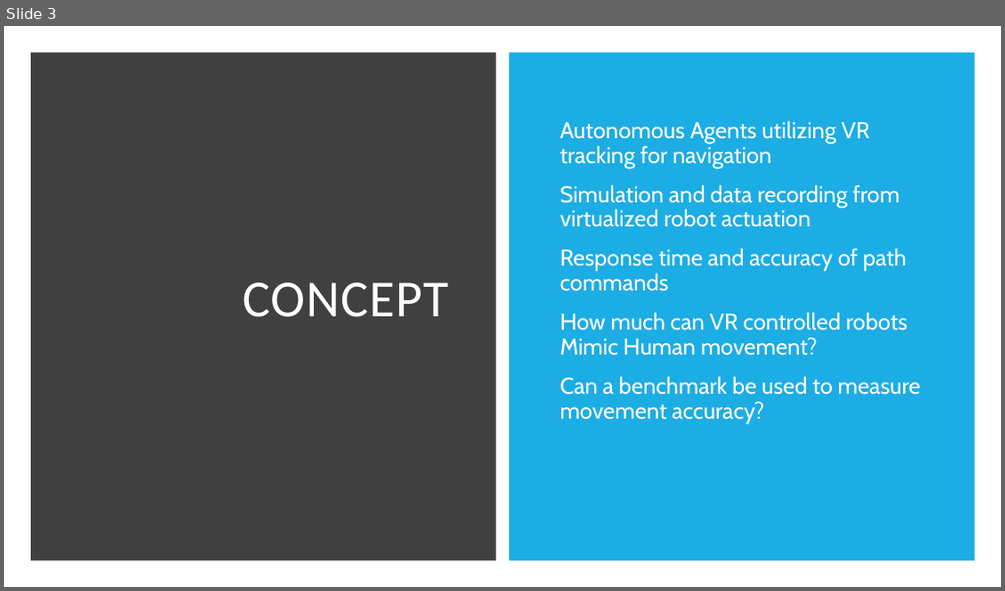
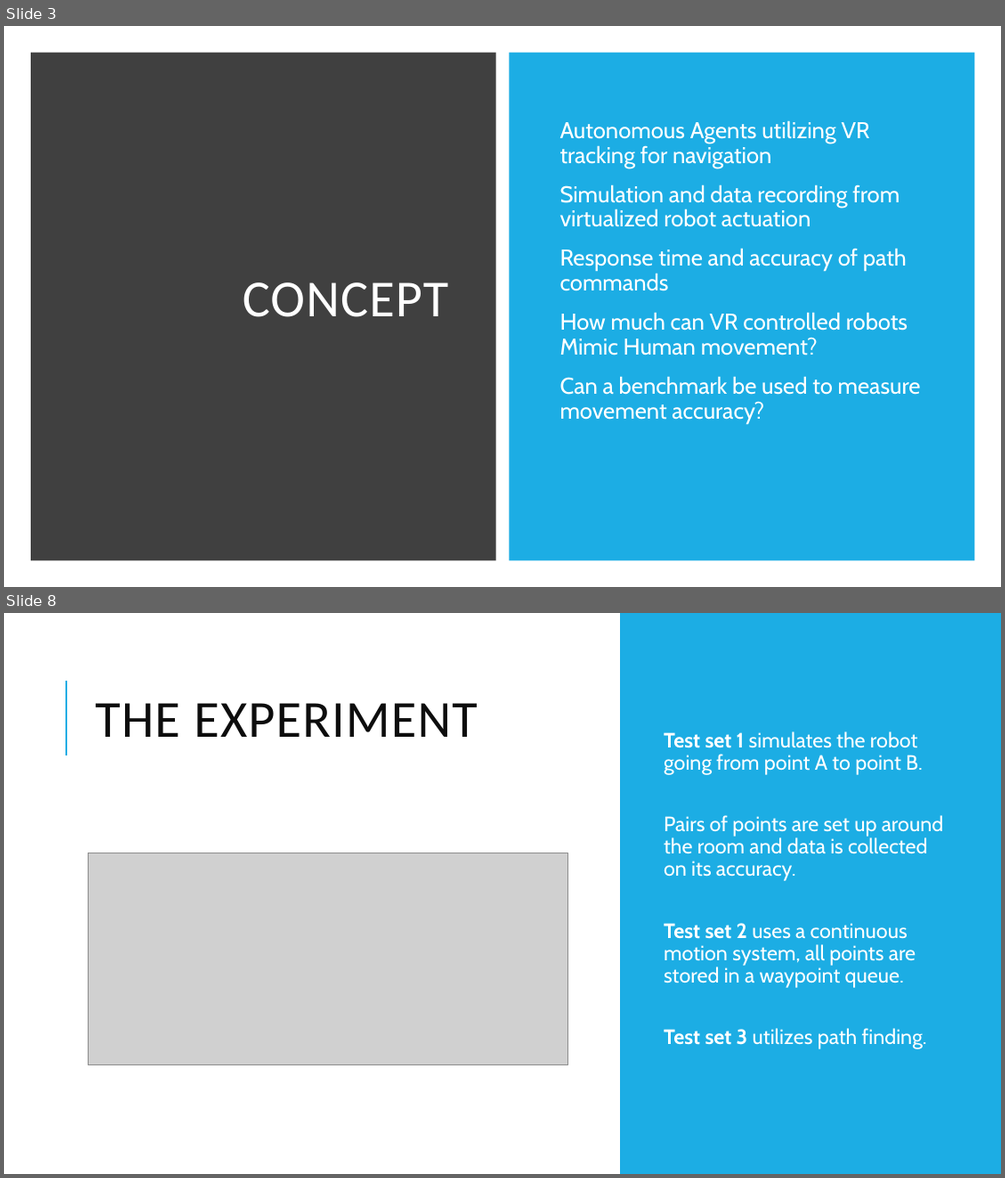
Before and after one commit to RubenTipparach/Mimicvr, a slide deck: Report/Mimic vr.pptx. Shown one above the other, each under a label of ours: slide 3 before the commit, slides 3 and 8 after it; the slides between them are not shown. The pictures are 1005x591 and 1005x1178 pixels, drawn with LibreOffice and Linux fonts; fonts in the diff are those of the drawing; grey boxes stand for pictures. Boxes give left, top, right and bottom in pixels: in the first picture for what was removed or moved away, otherwise in the second. Text is boxed around its words. In the diff, an @@ line names an element or a change of style, - is before the commit and + after.

```diff
--- a/Report/Mimic vr.pptx
+++ b/Report/Mimic vr.pptx
@@ slide 8 added at [4, 613, 1001, 1174], background #FFFFFF @@
@@ rectangle added at [620, 613, 1001, 1174], fill #1CADE4 @@
@@ line added from (66, 755) to (66, 681), #1CADE4 1.5 pt @@
@@ title added at [95, 703, 477, 737], 50 pt, text #0D0D0D @@
+THE EXPERIMENT
@@ text added at [663, 731, 944, 1049], 20 pt, text #FFFFFF @@
+Test set 1 simulates the robot going from point A to point B.
+Pairs of points are set up around the room and data is collected on its accuracy.
+Test set 2 uses a continuous motion system, all points are stored in a waypoint queue.
+Test set 3 utilizes path finding.
@@ picture added at [88, 853, 568, 1064] @@
```
Also in this commit, not shown: 14 other slides added, 1 slide removed.
